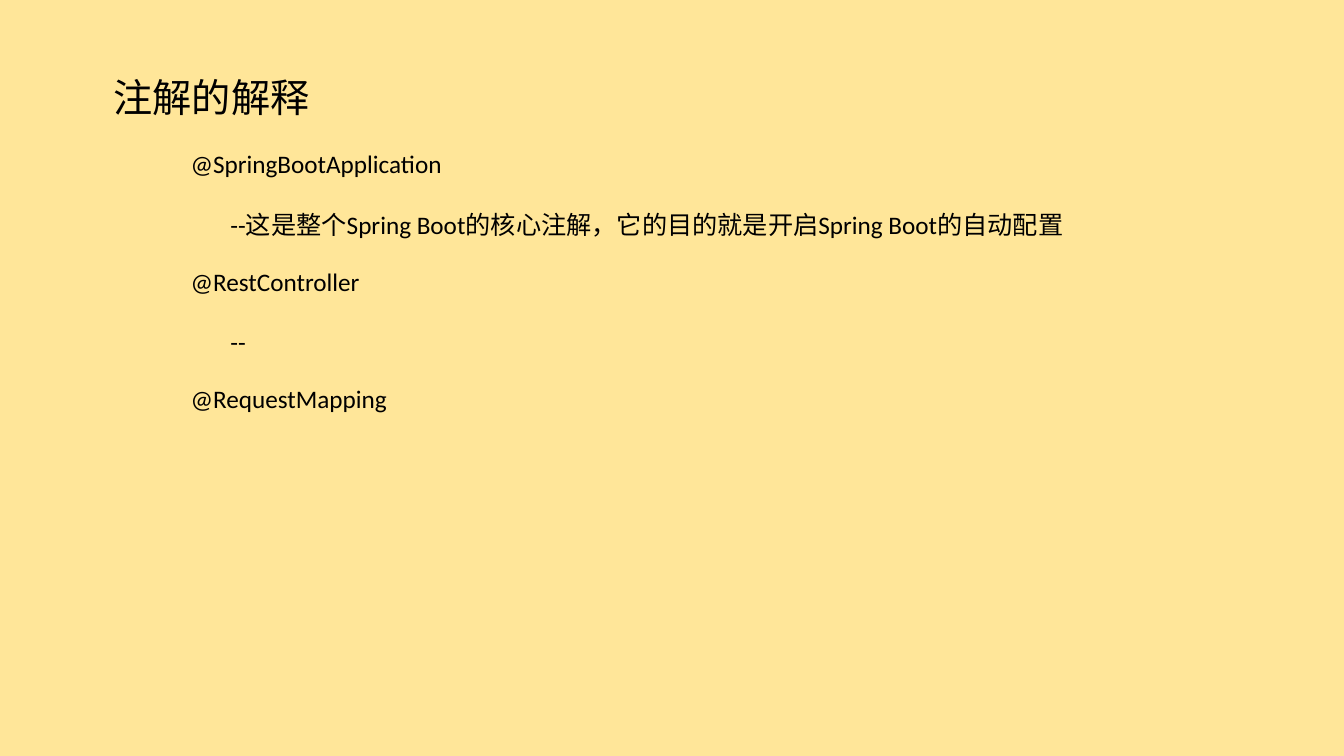
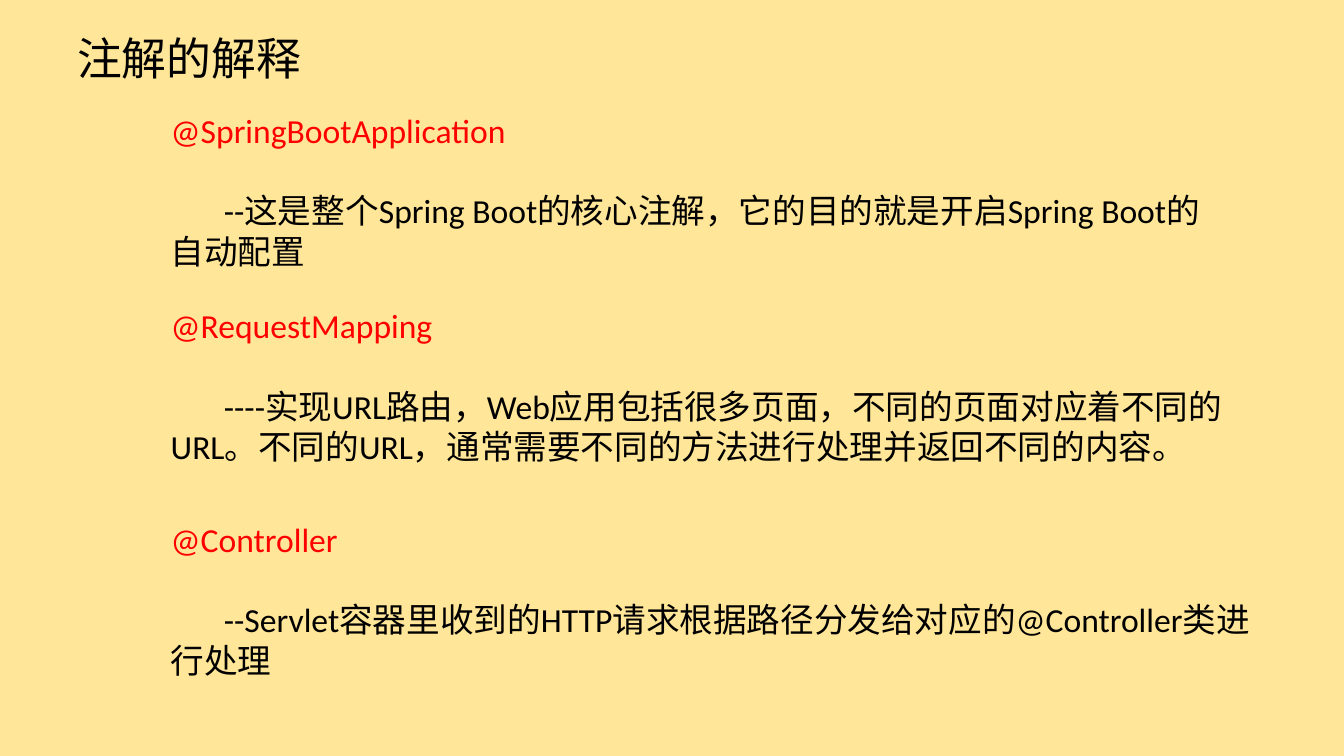
Before and after one commit to alangui/SpringBoot, a slide deck: slide 11 of SpringBoot.pptx (slide 7 before the commit). Drawn at 1344x756 pixels with LibreOffice and Linux fonts; fonts in the diff are those of the drawing. Boxes give left, top, right and bottom in pixels: in the first picture for what was removed or moved away, otherwise in the second. Text is boxed around its words. In the diff, an @@ line names an element or a change of style, - is before the commit and + after.

```diff
--- a/SpringBoot.pptx
+++ b/SpringBoot.pptx
@@ text "注解的解释": place and size @@
-text "注解的解释" at [114, 79, 310, 116]
+text "注解的解释" at [77, 37, 301, 79]
@@ text "注解的解释" at [77, 37, 301, 79]: size 28 to 32 pt @@
@@ text "@SpringBootApplication": place and size @@
-text "@SpringBootApplication" at [191, 155, 1063, 239]
+text "@SpringBootApplication" at [171, 119, 1093, 229]
@@ text "@SpringBootApplication" at [171, 119, 1093, 229]: size 18 to 24 pt; text colour #000000 to #FF0000 in "@SpringBootApplication" @@
@@ text removed at [191, 273, 360, 294] @@
-@RestController
---
@@ text "@RequestMapping": place and size @@
-text "@RequestMapping" at [191, 390, 387, 413]
+text "@RequestMapping" at [171, 315, 1222, 463]
@@ text at [171, 315, 433, 344]: size 18 to 24 pt, text colour #000000 to #FF0000 in "@RequestMapping" @@
@@ text at [171, 391, 1222, 463]: paragraph added @@
+----实现URL路由，Web应用包括很多页面，不同的页面对应着不同的URL。不同的URL，通常需要不同的方法进行处理并返回不同的内容。
@@ text added at [171, 528, 1250, 636], 24 pt, text #000000 @@
+@Controller
+--Servlet容器里收到的HTTP请求根据路径分发给对应的@Controller类进行处理
```
Also in this commit, not shown: 4 other slides changed, 4 slides added, 6 other files.
